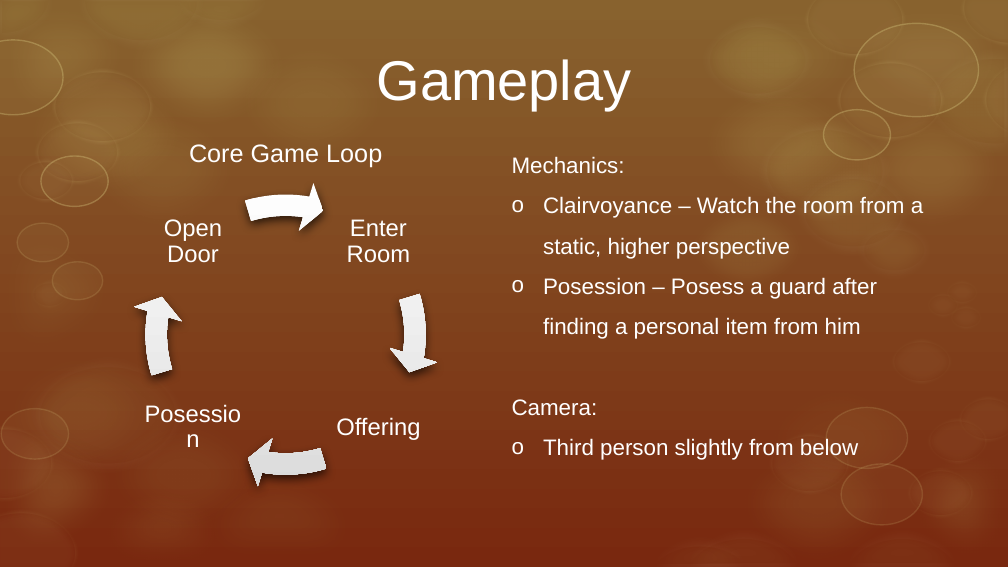
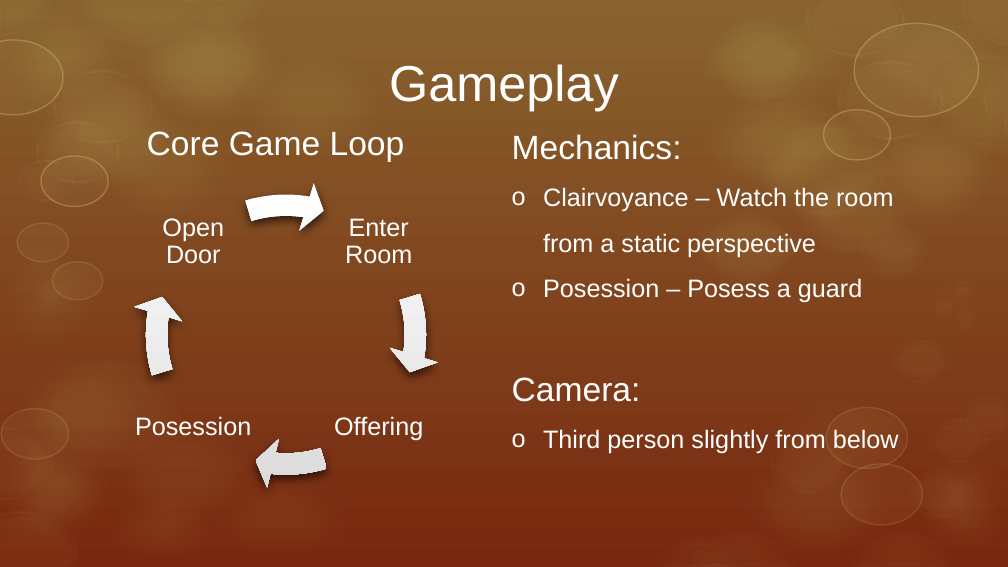
Before and after one commit to ArtjomProGrammer/Voodoo, a slide deck: slide 5 of _Organisation/Präsentation/Voodoo.pptx (slide 4 before the commit). Drawn at 1008x567 pixels with LibreOffice and Linux fonts; fonts in the diff are those of the drawing; background and template pictures are left out. Boxes give left, top, right and bottom in pixels: in the first picture for what was removed or moved away, otherwise in the second. Text is boxed around its words. In the diff, an @@ line names an element or a change of style, - is before the commit and + after.

```diff
--- a/_Organisation/Präsentation/Voodoo.pptx
+++ b/_Organisation/Präsentation/Voodoo.pptx
@@ title "Gameplay" at [389, 64, 619, 111]: size 40 to 36 pt @@
@@ text "Core Game Loop": place and size @@
-text "Core Game Loop" at [189, 144, 382, 168]
+text "Core Game Loop" at [147, 131, 405, 162]
@@ text "Core Game Loop" at [147, 131, 405, 162]: size 18 to 24 pt @@
@@ text "Mechanics:": place and size @@
-text "Mechanics:" at [512, 156, 923, 460]
+text "Mechanics:" at [512, 134, 899, 454]
@@ text at [512, 134, 899, 454]: size 16 to 24 pt in "Mechanics:", "Camera:"; size 16 to 18 pt in "Third person slightly from below" @@
@@ circular arrow at [132, 180, 440, 489]: proportions changed @@
@@ text at [543, 187, 893, 303]: text changed; size 16 to 18 pt @@
-o Clairvoyance – Watch the room from a static, higher perspective
-o Posession – Posess a guard after finding a personal item from him
+o Clairvoyance – Watch the room from a static perspective
+o Posession – Posess a guard
@@ size 17 to 18 pt in 4 elements at [162, 218, 224, 264], [345, 218, 412, 264], [334, 416, 423, 441], [135, 416, 251, 436] @@
@@ text "Posession": place and size @@
-text "Posession" at [138, 373, 247, 482]
+text "Posession" at [135, 416, 251, 436]
```
Also in this commit, not shown: 7 other slides changed, 1 slide added.
